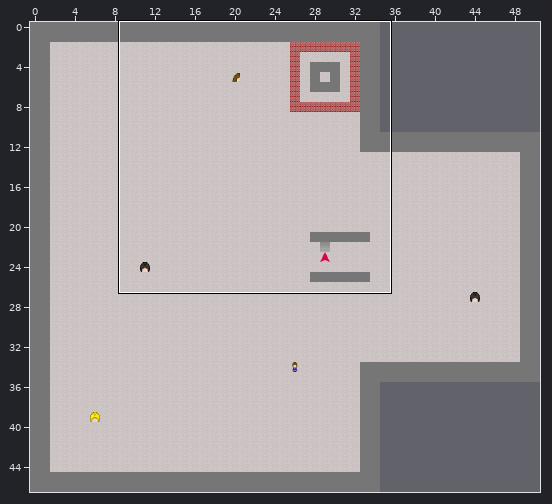
Tiled map -- app/src/main/assets/tmx/roof_floor.tmx. Above, an overview of the earlier version with the close-up marked.
Close-up. Before the commit:
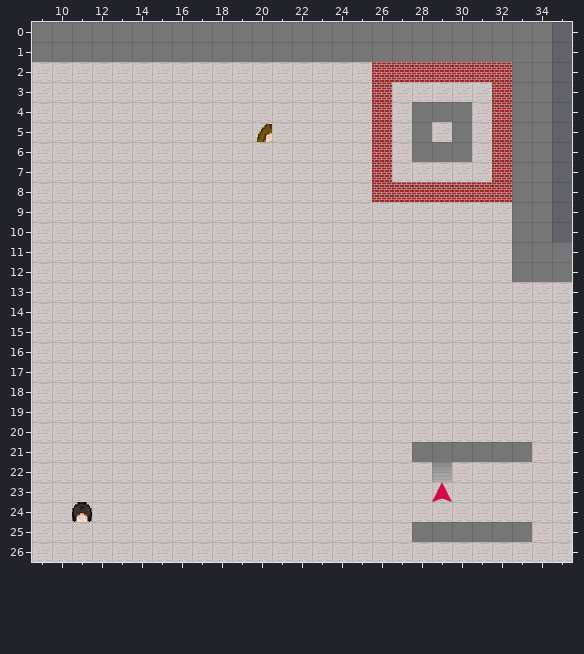
Cells are 32x32 px. Shown: x 9..35, y 0..26. The commit also changed other parts of the map, which this record leaves out. Tiles whose own drawing changed are shown in their newer look in all pictures.
The result:
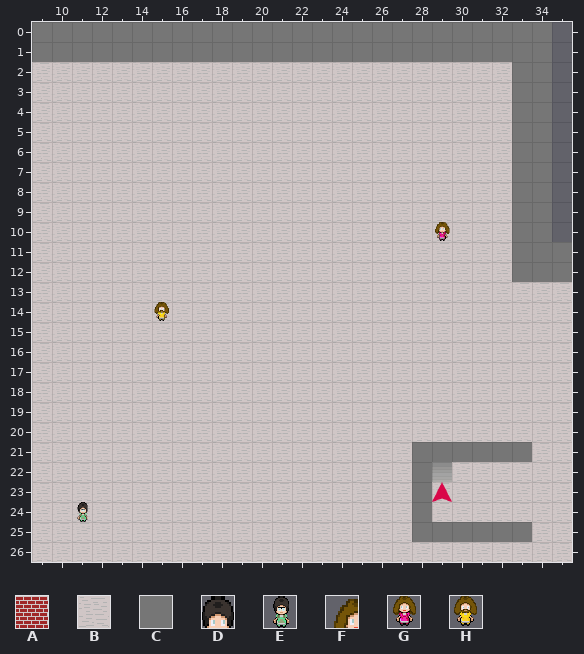
Key: from "floors_tiled_ready": A 0, B 12, C 13; from "objects_teacher": D 20, E 21, F 61, G 63, H 64.
_ is an empty cell.
The exact change:
Layer "base":
y 2: x 26..32 AAAAAAA -> BBBBBBB
y 3: x 26 A -> B; x 32 A -> B
y 4: x 26 A -> B; x 28..30 CCC -> BBB; x 32 A -> B
y 5: x 26 A -> B; x 28 C -> B; x 30 C -> B; x 32 A -> B
y 6: x 26 A -> B; x 28..30 CCC -> BBB; x 32 A -> B
y 7: x 26 A -> B; x 32 A -> B
y 8: x 26..32 AAAAAAA -> BBBBBBB
y 22..24: x 28 B -> C
Layer "teachers":
y 5: x 20 F -> _
y 10: x 29 _ -> G
y 14: x 15 _ -> H
y 24: x 11 D -> E
